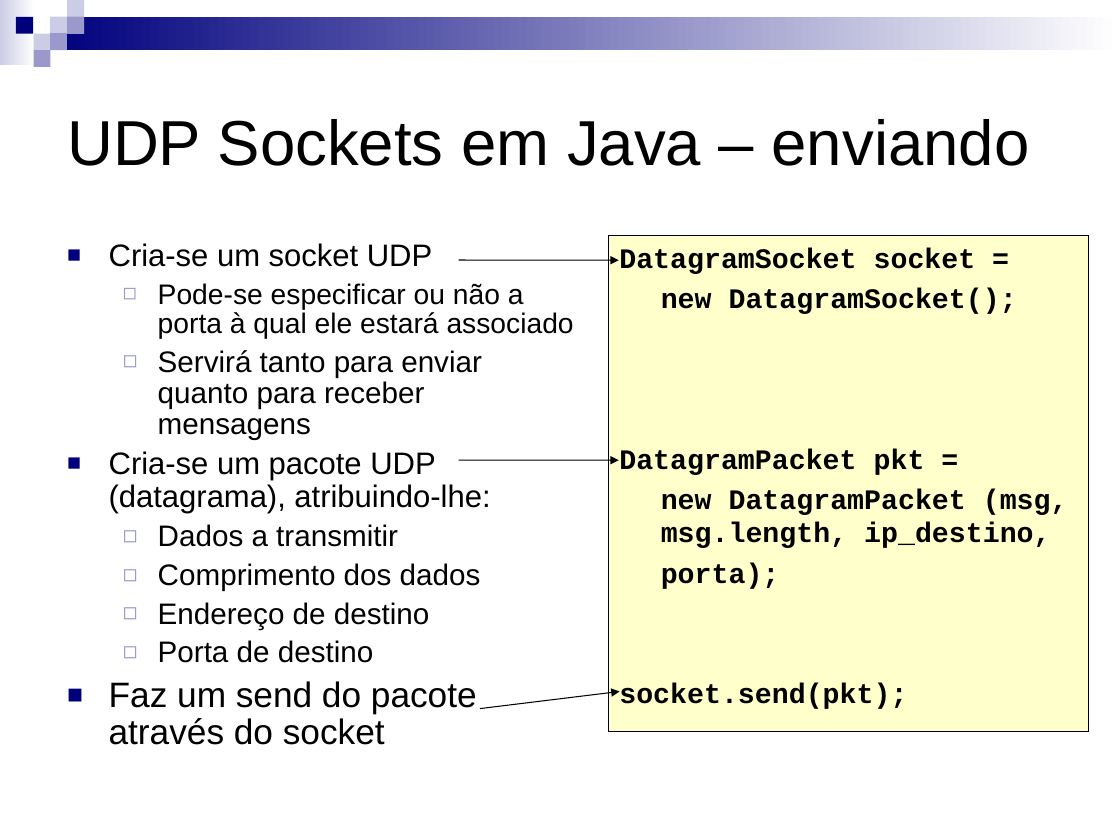
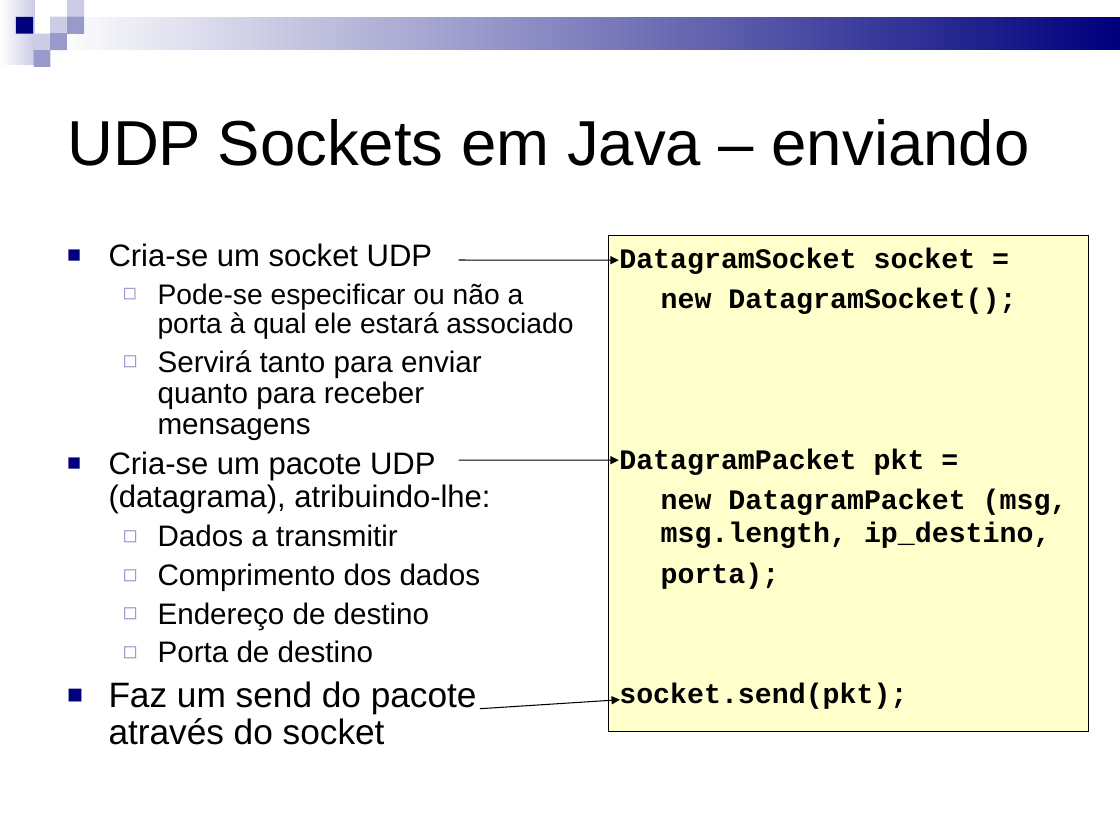
Before and after one commit to kdubezerra/kdubezerra, a slide deck: slide 6 of AD/slides_sisop2_pratica.ppt. Drawn at 1120x840 pixels with LibreOffice and Linux fonts; fonts in the diff are those of the drawing. Boxes give left, top, right and bottom in pixels: in the first picture for what was removed or moved away, otherwise in the second. Text is boxed around its words. In the diff, an @@ line names an element or a change of style, - is before the commit and + after.

```diff
--- a/AD/slides_sisop2_pratica.ppt
+++ b/AD/slides_sisop2_pratica.ppt
@@ rectangle at [0,0,36,65]: fill gradient #FFFFFF to #CCCCE6 to gradient #CCCCE6 to #FFFFFF @@
@@ rectangle at [51,16,1120,50]: fill gradient #FFFFFF to #00007D to gradient #00007D to #FFFFFF @@
@@ arrow moved from (480, 708) - (620, 692) to (480, 709) - (620, 700) @@
```
Also in this commit, not shown: 28 other slides changed, 2 slides added, 1 slide removed, 6 other files.
